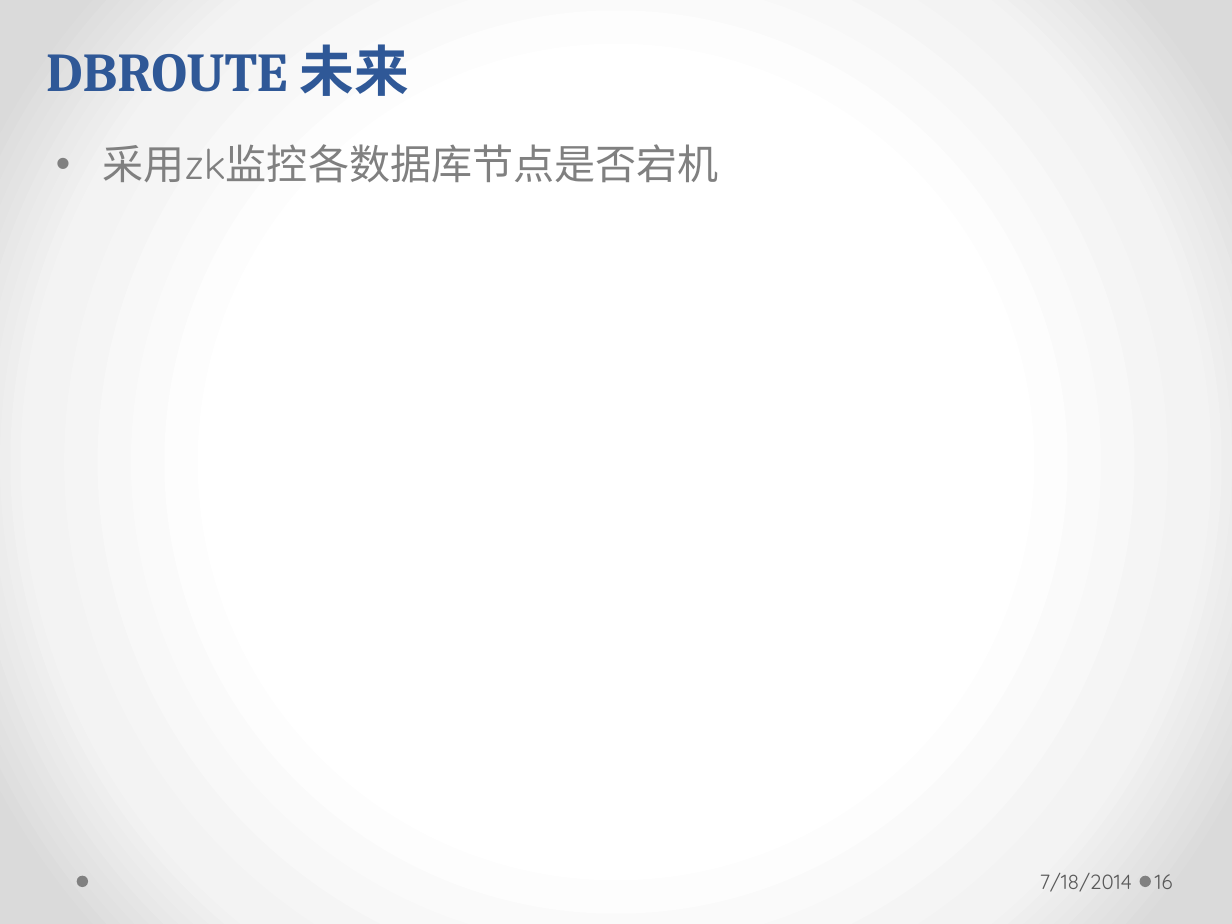
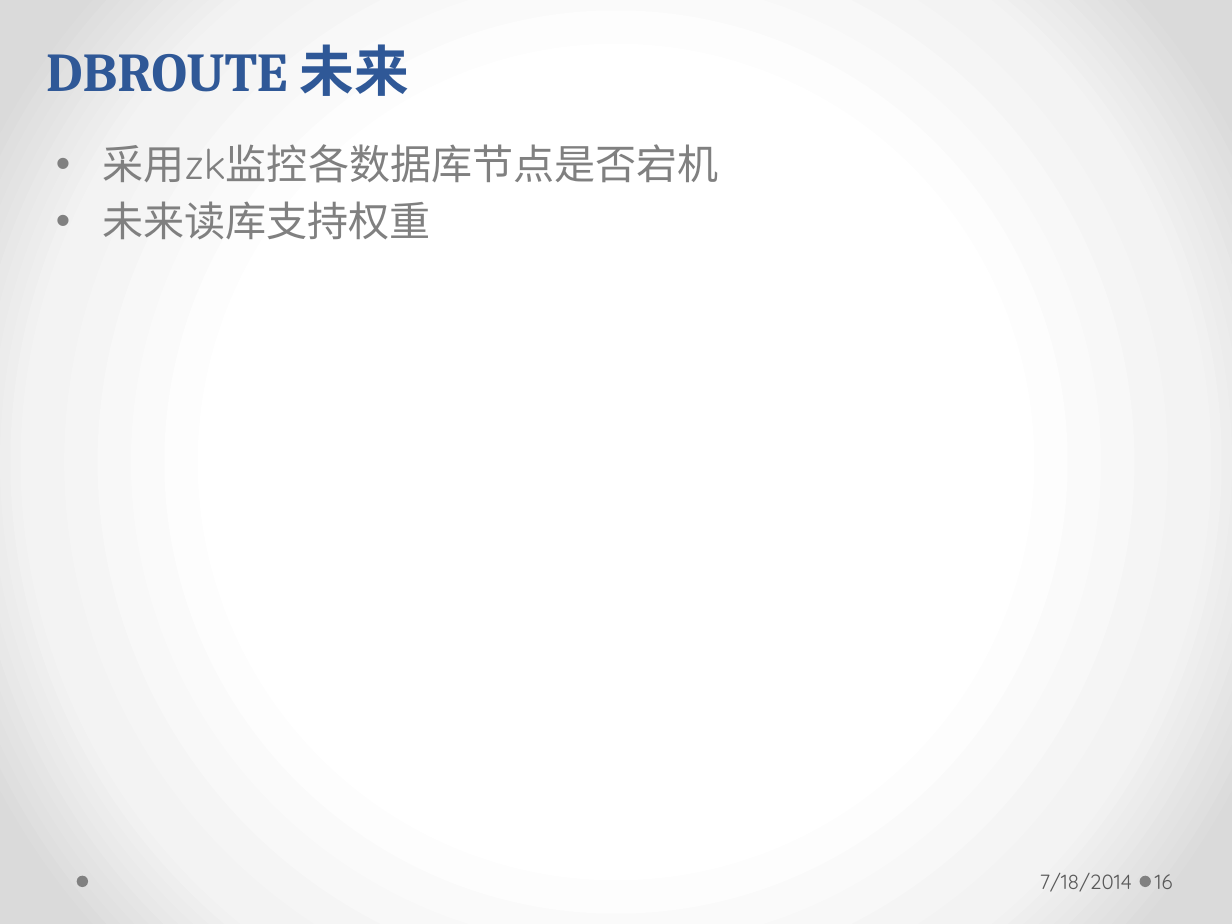
Before and after one commit to longhaisheng/dbroute, a slide deck: slide 16 of dbroute.pptx. Drawn at 1232x924 pixels with LibreOffice and Linux fonts; fonts in the diff are those of the drawing. Boxes give left, top, right and bottom in pixels: in the first picture for what was removed or moved away, otherwise in the second. Text is boxed around its words. In the diff, an @@ line names an element or a change of style, - is before the commit and + after.

```diff
--- a/dbroute.pptx
+++ b/dbroute.pptx
@@ text at [102, 201, 431, 239]: paragraph added @@
+• 未来读库支持权重
```
Also in this commit, not shown: 4 other slides changed.
